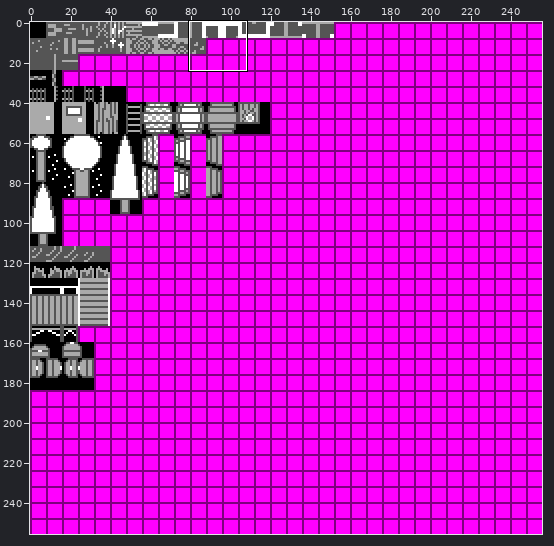
A sprite sheet gets an edit: res/Tiles/tile_sheet.png. Above: a wide view before the commit, with the close-up outlined.
Close-up. As it was:
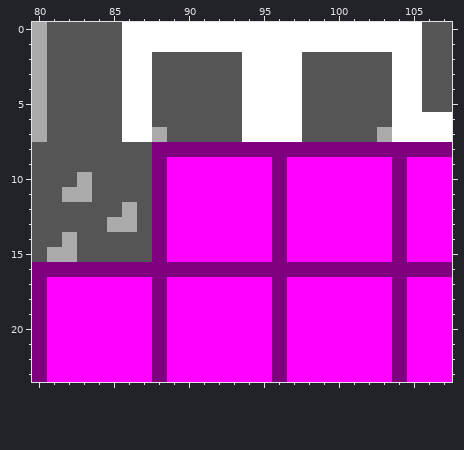
The file is 256x256 pixels. Colours within 5 levels of each other are drawn and written as one. Shown: x 80..107, y 0..23.
New version:
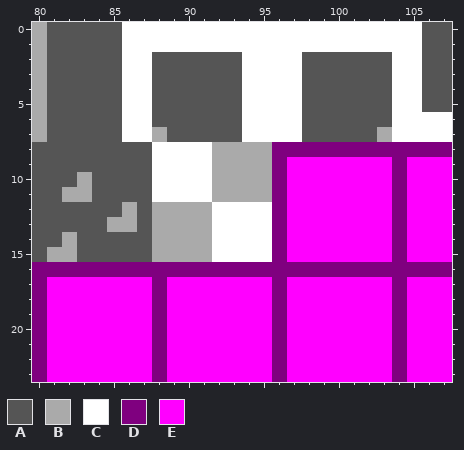
Palette (. is transparent): A #555555  B #aaaaaa  C #ffffff  D #7f007f  E #ff00ff
Change:
The author changed colour D to colour B in row 8 at x 92 to 95; in rows 12 to 15 at x 88.
The author changed colour E to colour B in rows 9 to 11 at x 92 to 95; in rows 12 to 15 at x 89 to 91.
The author changed colour D to colour C in row 8 at x 88 to 91; in rows 9 to 11 at x 88.
The author changed colour E to colour C in rows 9 to 11 at x 89 to 91; in rows 12 to 15 at x 92 to 95.
Changed places in both close-ups, as pixel boxes (x1, y1, x2, y2):
changed: (152, 142, 272, 262)
